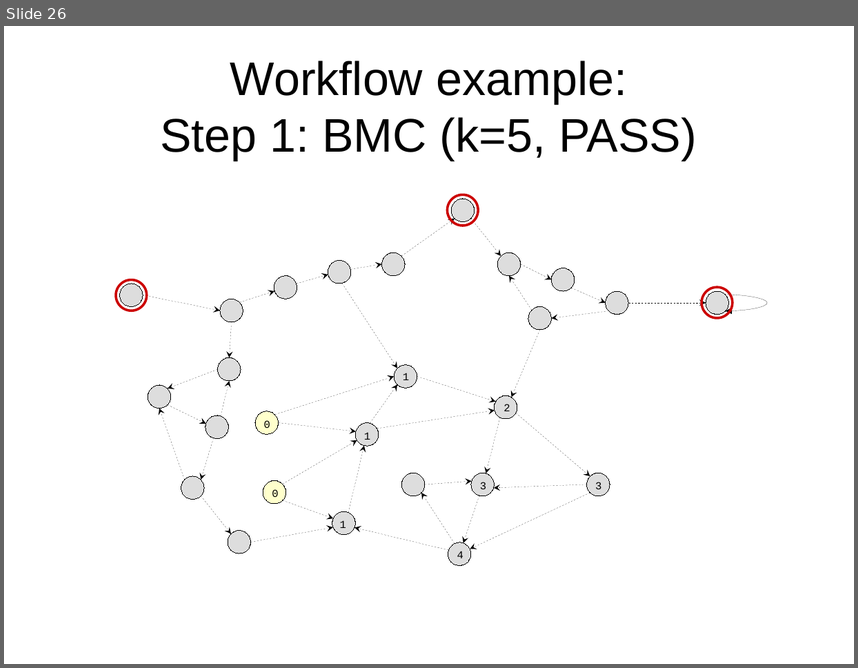
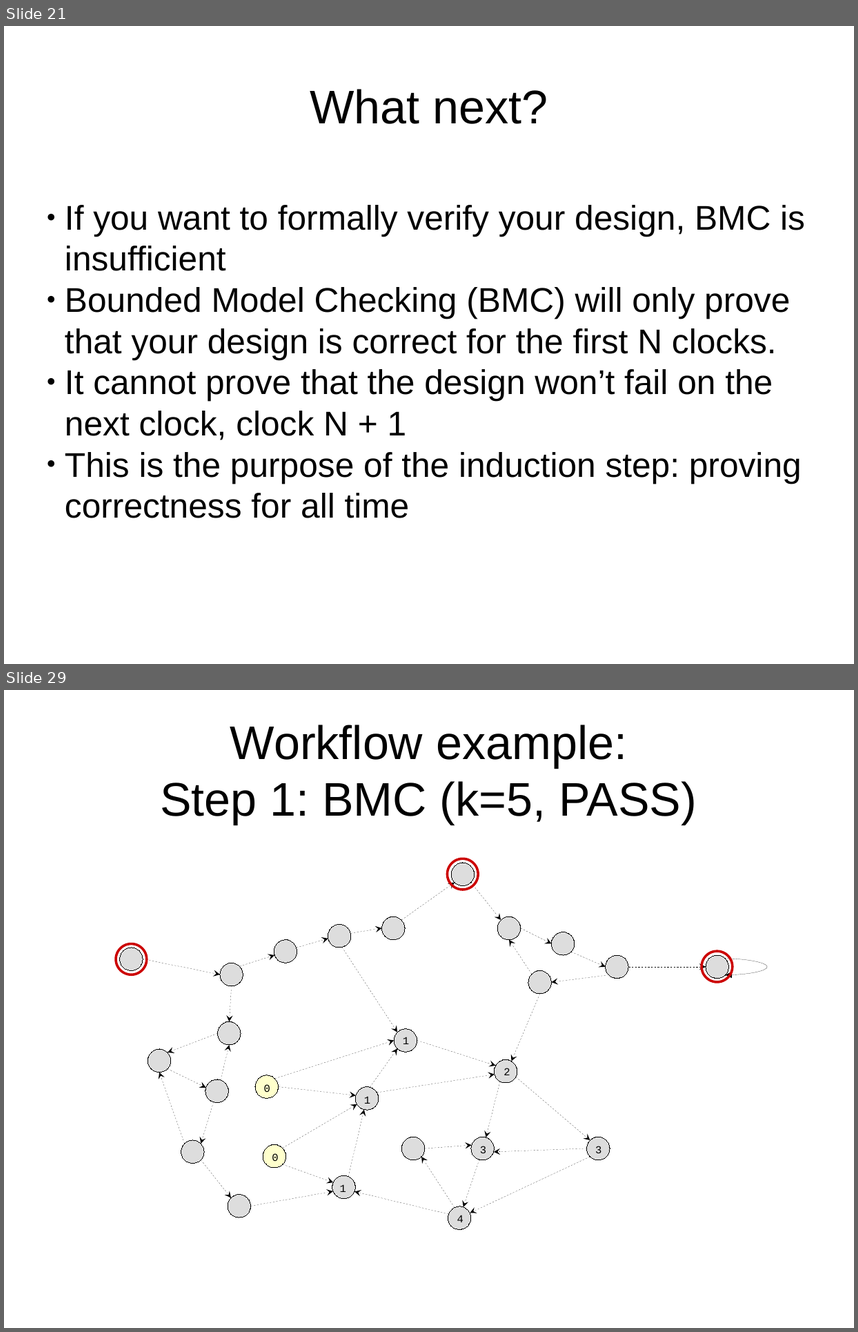
Before and after one commit to daveshah1/formal-fpl, a slide deck: wosh-presentation.odp. Shown one above the other, each under a label of ours: slide 26 before the commit, slides 21 and 29 after it; the slides between them are not shown. The pictures are 858x668 and 858x1332 pixels, drawn with LibreOffice and Linux fonts; fonts in the diff are those of the drawing. Boxes give left, top, right and bottom in pixels: in the first picture for what was removed or moved away, otherwise in the second. Text is boxed around its words. In the diff, an @@ line names an element or a change of style, - is before the commit and + after.

```diff
--- a/wosh-presentation.odp
+++ b/wosh-presentation.odp
@@ slide 21 added at (4, 26, 854, 664), background #FFFFFF @@
@@ title added at (310, 89, 548, 124), 44 pt, text #000000 @@
+What next?
@@ subtitle added at (65, 205, 805, 518), 32 pt, text #000000 @@
+● If you want to formally verify your design, BMC is insufficient
+● Bounded Model Checking (BMC) will only prove that your design is correct for the first N clocks.
+● It cannot prove that the design won’t fail on the next clock, clock N + 1
+● This is the purpose of the induction step: proving correctness for all time
@@ what was slide 26 is now slide 29 @@
```
Also in this commit, not shown: 10 slides changed, 11 other slides added, 5 slides removed, 1 other file.
